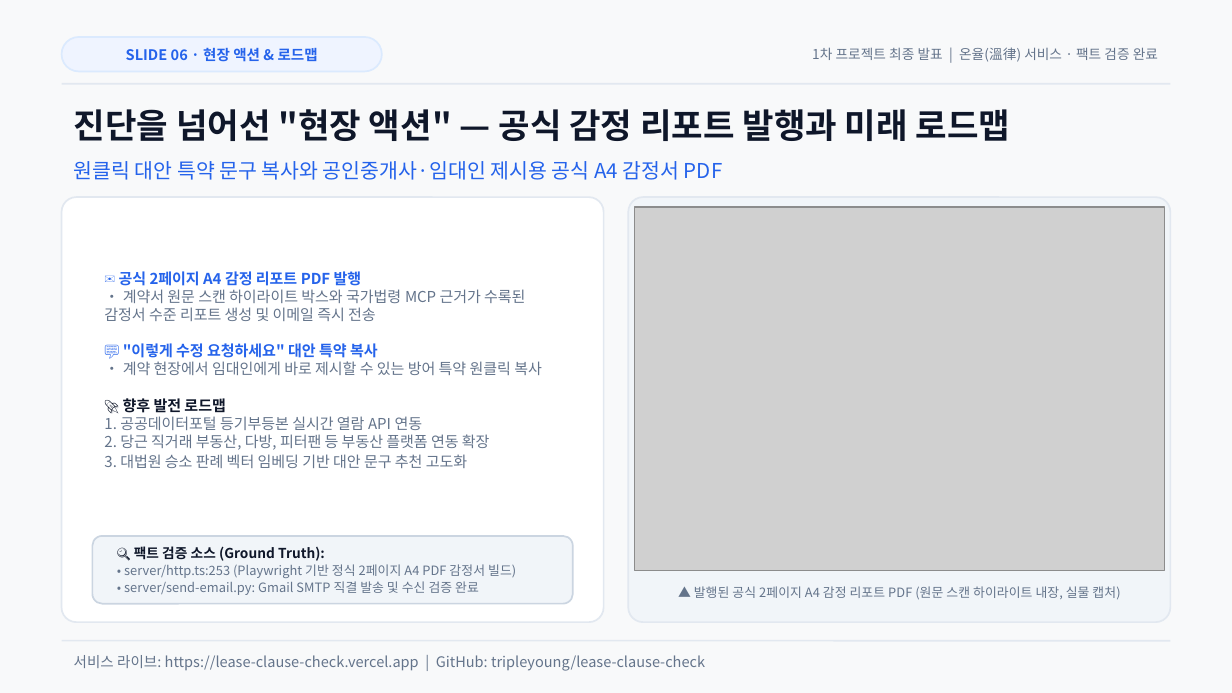
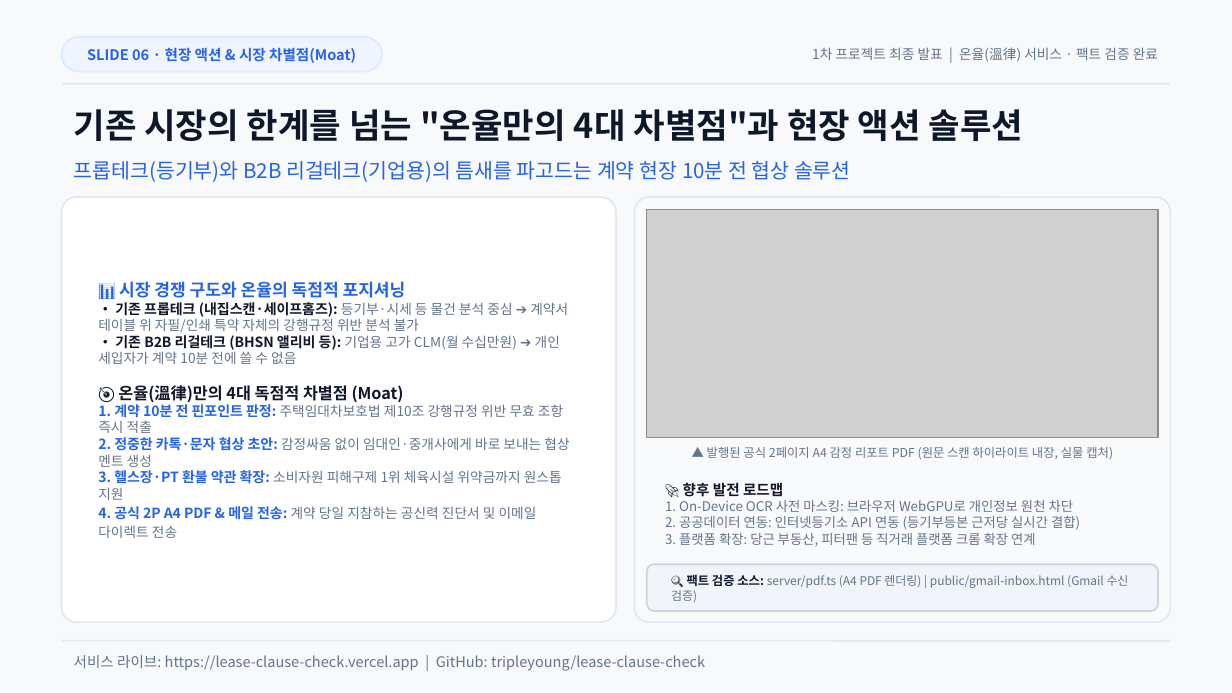
Before and after one commit to tripleyoung/lease-clause-check, a slide deck: slide 6 of submission/01_발표자료_계약서특약점검기.pptx. Drawn at 1232x693 pixels with LibreOffice and Linux fonts; fonts in the diff are those of the drawing; grey boxes stand for pictures. Boxes give left, top, right and bottom in pixels: in the first picture for what was removed or moved away, otherwise in the second. Text is boxed around its words. In the diff, an @@ line names an element or a change of style, - is before the commit and + after.

```diff
--- a/submission/01_발표자료_계약서특약점검기.pptx
+++ b/submission/01_발표자료_계약서특약점검기.pptx
@@ text at <box>87,47,356,63</box>: text changed @@
-SLIDE 06 · 현장 액션 & 로드맵
+SLIDE 06 · 현장 액션 & 시장 차별점(Moat)
@@ text at <box>74,109,1024,141</box>: text changed @@
-진단을 넘어선 "현장 액션" — 공식 감정 리포트 발행과 미래 로드맵
+기존 시장의 한계를 넘는 "온율만의 4대 차별점"과 현장 액션 솔루션
@@ text at <box>74,161,851,182</box>: text changed @@
-원클릭 대안 특약 문구 복사와 공인중개사·임대인 제시용 공식 A4 감정서 PDF
+프롭테크(등기부)와 B2B 리걸테크(기업용)의 틈새를 파고드는 계약 현장 10분 전 협상 솔루션
@@ rounded rectangle: place and size @@
-rounded rectangle at <box>62,197,604,622</box>
+rounded rectangle at <box>62,197,616,622</box>
@@ rounded rectangle: place and size @@
-rounded rectangle at <box>628,197,1170,622</box>
+rounded rectangle at <box>634,197,1170,622</box>
@@ rounded rectangle at <box>634,197,1170,622</box>: fill #F1F5F9 to #F8FAFC @@
@@ picture: place and size @@
-picture at <box>634,207,1164,570</box>
+picture at <box>647,209,1158,437</box>
@@ text at <box>98,281,569,538</box>: text changed; size 8.8 to 8 pt @@
-✉️ 공식 2페이지 A4 감정 리포트 PDF 발행
-• 계약서 원문 스캔 하이라이트 박스와 국가법령 MCP 근거가 수록된 감정서 수준 리포트 생성 및 이메일 즉시 전송
-💬 "이렇게 수정 요청하세요" 대안 특약 복사
-• 계약 현장에서 임대인에게 바로 제시할 수 있는 방어 특약 원클릭 복사
-🚀 향후 발전 로드맵
-1. 공공데이터포털 등기부등본 실시간 열람 API 연동
-2. 당근 직거래 부동산, 다방, 피터팬 등 부동산 플랫폼 연동 확장
-3. 대법원 승소 판례 벡터 임베딩 기반 대안 문구 추천 고도화
+📊 시장 경쟁 구도와 온율의 독점적 포지셔닝
+• 기존 프롭테크 (내집스캔·세이프홈즈): 등기부·시세 등 물건 분석 중심 ➔ 계약서 테이블 위 자필/인쇄 특약 자체의 강행규정 위반 분석 불가
+• 기존 B2B 리걸테크 (BHSN 앨리비 등): 기업용 고가 CLM(월 수십만원) ➔ 개인 세입자가 계약 10분 전에 쓸 수 없음
+🎯 온율(溫律)만의 4대 독점적 차별점 (Moat)
+1. 계약 10분 전 핀포인트 판정: 주택임대차보호법 제10조 강행규정 위반 무효 조항 즉시 적출
+2. 정중한 카톡·문자 협상 초안: 감정싸움 없이 임대인·중개사에게 바로 보내는 협상 멘트 생성
+3. 헬스장·PT 환불 약관 확장: 소비자원 피해구제 1위 체육시설 위약금까지 원스톱 지원
+4. 공식 2P A4 PDF & 메일 전송: 계약 당일 지참하는 공신력 진단서 및 이메일 다이렉트 전송
@@ text "▲ 발행된 공식 2페이지 A4 ...": place and size @@
-text "▲ 발행된 공식 2페이지 A4 ..." at <box>694,586,1120,600</box>
+text "▲ 발행된 공식 2페이지 A4 ..." at <box>707,447,1113,459</box>
@@ text "▲ 발행된 공식 2페이지 A4 ..." at <box>707,447,1113,459</box>: size 7.5 to 7.2 pt @@
@@ text added at <box>665,482,1080,546</box>, 7.8 pt, text #64748B @@
+🚀 향후 발전 로드맵
+1. On-Device OCR 사전 마스킹: 브라우저 WebGPU로 개인정보 원천 차단
+2. 공공데이터 연동: 인터넷등기소 API 연동 (등기부등본 근저당 실시간 결합)
+3. 플랫폼 확장: 당근 부동산, 피터팬 등 직거래 플랫폼 크롬 확장 연계
@@ text removed at <box>124,546,516,595</box> @@
-🔍 팩트 검증 소스 (Ground Truth):
-• server/http.ts:253 (Playwright 기반 정식 2페이지 A4 PDF 감정서 빌드)
-• server/send-email.py: Gmail SMTP 직결 발송 및 수신 검증 완료
@@ rounded rectangle: place and size @@
-rounded rectangle at <box>92,536,573,604</box>
+rounded rectangle at <box>647,564,1158,611</box>
@@ rounded rectangle at <box>647,564,1158,611</box>: proportions changed @@
@@ text added at <box>671,574,1129,602</box>, 7 pt, text #64748B @@
+🔍 팩트 검증 소스: server/pdf.ts (A4 PDF 렌더링) | public/gmail-inbox.html (Gmail 수신 검증)
```
Also in this commit, not shown: 1 other slide changed, 7 other files.
